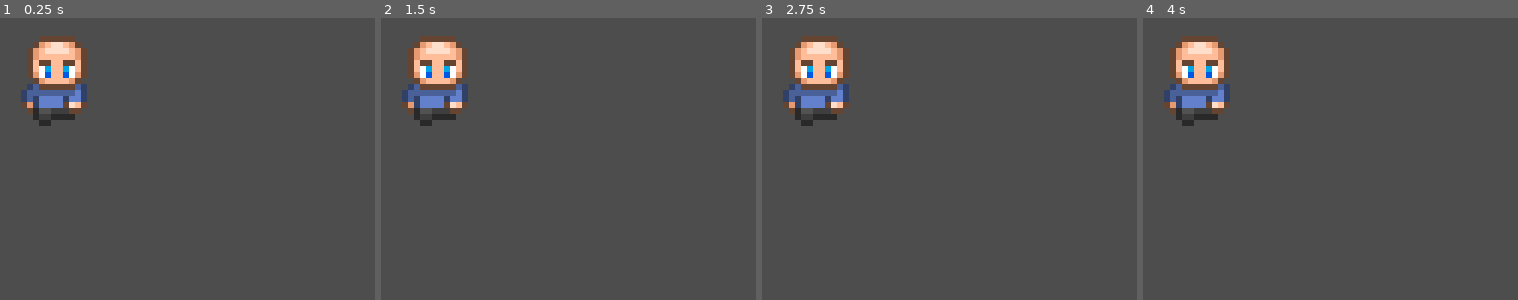
Above: before the commit, frames 1-4 (left to right).
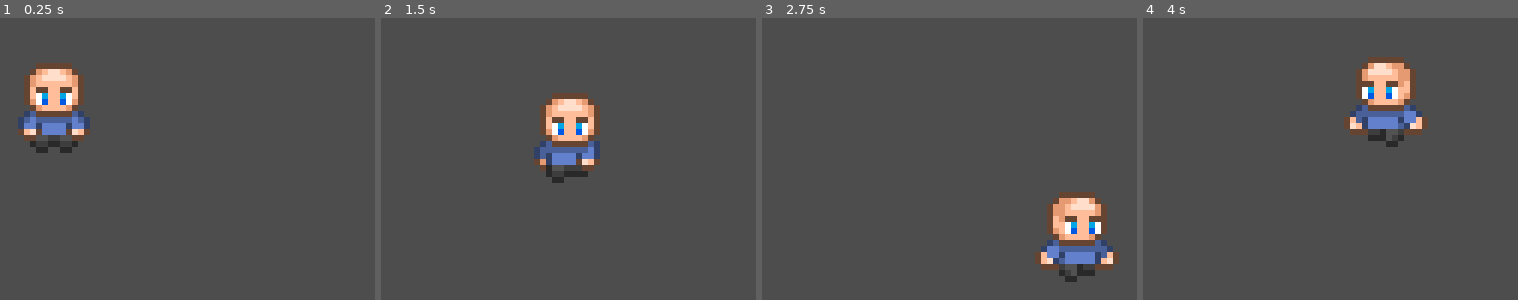
Above: after the commit, the same moments.

Repository: cagox/SeedsOfMana
Game: Godot game, scene res://Default.tscn
The game is run twice, just before and just after one commit, with the same random seed, the same clock (stepped at 60 frames per second) and the same inputs.
Inputs:
- Up to frame 1 (0.25 s): no input
- Up to frame 2 (1.5 s): tap Enter at 0.5 s; hold Right (ui_right) 0.53-1.28 s; hold Down (ui_down) from 1.28 s (still down)
- Up to frame 3 (2.75 s): release Down (ui_down) at 2.03 s; hold Right (ui_right) from 2.03 s (still down)
- Up to frame 4 (4 s): release Right (ui_right) at 2.78 s; hold Up (ui_up) 2.78-3.53 s; hold Left (ui_left) from 3.53 s (still down)

The runs differ from the first frame. In frame 1, 5.8% of the frame differs, in the area x 4-24%, y 6-48%; in frame 2, 8.6%; in frame 3, 8.9%, in the area x 5-96%, y 6-94%; in frame 4, 8.9%.

Commit message:
Basic movement is operational.

Diff:
--- a/Player.tscn
+++ b/Player.tscn
@@ -1,13 +1,174 @@
-[gd_scene load_steps=3 format=3 uid="uid://2o7ujw5a6bdl"]
+[gd_scene load_steps=23 format=3 uid="uid://2o7ujw5a6bdl"]
 
 [ext_resource type="Script" uid="uid://bbpcohew1ixh" path="res://Scripts/player.gd" id="1_kpjcp"]
 [ext_resource type="Texture2D" uid="uid://d8e6qshcup74" path="res://Graphics/PixyMoon/Character_001_Atlas.tres" id="1_xhfnw"]
+[ext_resource type="Texture2D" uid="uid://b0x2f0pocscw7" path="res://Graphics/PixyMoon/Character_001.png" id="3_kne1u"]
+
+[sub_resource type="AtlasTexture" id="AtlasTexture_efikj"]
+atlas = ExtResource("3_kne1u")
+region = Rect2(24, 0, 24, 24)
+
+[sub_resource type="AtlasTexture" id="AtlasTexture_kpjcp"]
+atlas = ExtResource("1_xhfnw")
+region = Rect2(0, 0, 24, 24)
+
+[sub_resource type="AtlasTexture" id="AtlasTexture_kne1u"]
+atlas = ExtResource("1_xhfnw")
+region = Rect2(24, 0, 24, 24)
+
+[sub_resource type="AtlasTexture" id="AtlasTexture_e80uo"]
+atlas = ExtResource("1_xhfnw")
+region = Rect2(48, 0, 24, 24)
+
+[sub_resource type="AtlasTexture" id="AtlasTexture_cxr5p"]
+atlas = ExtResource("1_xhfnw")
+region = Rect2(72, 0, 24, 24)
+
+[sub_resource type="AtlasTexture" id="AtlasTexture_tdg3f"]
+atlas = ExtResource("1_xhfnw")
+region = Rect2(0, 24, 24, 24)
+
+[sub_resource type="AtlasTexture" id="AtlasTexture_dtqjt"]
+atlas = ExtResource("1_xhfnw")
+region = Rect2(24, 24, 24, 24)
+
+[sub_resource type="AtlasTexture" id="AtlasTexture_5ncpa"]
+atlas = ExtResource("1_xhfnw")
+region = Rect2(48, 24, 24, 24)
+
+[sub_resource type="AtlasTexture" id="AtlasTexture_wi0c6"]
+atlas = ExtResource("1_xhfnw")
+region = Rect2(72, 24, 24, 24)
+
+[sub_resource type="AtlasTexture" id="AtlasTexture_hp6x6"]
+atlas = ExtResource("1_xhfnw")
+region = Rect2(0, 48, 24, 24)
+
+[sub_resource type="AtlasTexture" id="AtlasTexture_3tkgg"]
+atlas = ExtResource("1_xhfnw")
+region = Rect2(24, 48, 24, 24)
+
+[sub_resource type="AtlasTexture" id="AtlasTexture_l6ohk"]
+atlas = ExtResource("1_xhfnw")
+region = Rect2(48, 48, 24, 24)
+
+[sub_resource type="AtlasTexture" id="AtlasTexture_oudfo"]
+atlas = ExtResource("1_xhfnw")
+region = Rect2(72, 48, 24, 24)
+
+[sub_resource type="AtlasTexture" id="AtlasTexture_d6rpx"]
+atlas = ExtResource("1_xhfnw")
+region = Rect2(0, 72, 24, 24)
+
+[sub_resource type="AtlasTexture" id="AtlasTexture_r3kul"]
+atlas = ExtResource("1_xhfnw")
+region = Rect2(24, 72, 24, 24)
+
+[sub_resource type="AtlasTexture" id="AtlasTexture_jatw7"]
+atlas = ExtResource("1_xhfnw")
+region = Rect2(48, 72, 24, 24)
+
+[sub_resource type="AtlasTexture" id="AtlasTexture_rv870"]
+atlas = ExtResource("1_xhfnw")
+region = Rect2(72, 72, 24, 24)
+
+[sub_resource type="SpriteFrames" id="SpriteFrames_efikj"]
+animations = [{
+"frames": [{
+"duration": 1.0,
+"texture": SubResource("AtlasTexture_efikj")
+}],
+"loop": true,
+"name": &"idle",
+"speed": 5.0
+}, {
+"frames": [{
+"duration": 1.0,
+"texture": SubResource("AtlasTexture_kpjcp")
+}, {
+"duration": 1.0,
+"texture": SubResource("AtlasTexture_kne1u")
+}, {
+"duration": 1.0,
+"texture": SubResource("AtlasTexture_e80uo")
+}, {
+"duration": 1.0,
+"texture": SubResource("AtlasTexture_cxr5p")
+}],
+"loop": true,
+"name": &"walkDown",
+"speed": 5.0
+}, {
+"frames": [{
+"duration": 1.0,
+"texture": SubResource("AtlasTexture_tdg3f")
+}, {
+"duration": 1.0,
+"texture": SubResource("AtlasTexture_dtqjt")
+}, {
+"duration": 1.0,
+"texture": SubResource("AtlasTexture_5ncpa")
+}, {
+"duration": 1.0,
+"texture": SubResource("AtlasTexture_wi0c6")
+}],
+"loop": true,
+"name": &"walkLeft",
+"speed": 5.0
+}, {
+"frames": [{
+"duration": 1.0,
+"texture": SubResource("AtlasTexture_hp6x6")
+}, {
+"duration": 1.0,
+"texture": SubResource("AtlasTexture_3tkgg")
+}, {
+"duration": 1.0,
+"texture": SubResource("AtlasTexture_l6ohk")
+}, {
+"duration": 1.0,
+"texture": SubResource("AtlasTexture_oudfo")
+}],
+"loop": true,
+"name": &"walkRight",
+"speed": 5.0
+}, {
+"frames": [{
+"duration": 1.0,
+"texture": SubResource("AtlasTexture_d6rpx")
+}, {
+"duration": 1.0,
+"texture": SubResource("AtlasTexture_r3kul")
+}, {
+"duration": 1.0,
+"texture": SubResource("AtlasTexture_jatw7")
+}, {
+"duration": 1.0,
+"texture": SubResource("AtlasTexture_rv870")
+}],
+"loop": true,
+"name": &"walkUp",
+"speed": 5.0
+}]
+
+[sub_resource type="RectangleShape2D" id="RectangleShape2D_kne1u"]
+size = Vector2(28, 32)
 
 [node name="Player" type="CharacterBody2D"]
 script = ExtResource("1_kpjcp")
 
 [node name="Sprite2D" type="Sprite2D" parent="."]
+visible = false
 scale = Vector2(2, 2)
 texture = ExtResource("1_xhfnw")
 region_enabled = true
 region_rect = Rect2(6, 8, 11, 15)
+
+[node name="Sprite" type="AnimatedSprite2D" parent="."]
+scale = Vector2(2, 2)
+sprite_frames = SubResource("SpriteFrames_efikj")
+animation = &"idle"
+
+[node name="CollisionShape2D" type="CollisionShape2D" parent="."]
+position = Vector2(0, 8)
+shape = SubResource("RectangleShape2D_kne1u")
--- a/Scripts/Player.gd
+++ b/Scripts/Player.gd
@@ -2,11 +2,43 @@
 
 
 var movement_speed : float = 60.0
-var character_direection : Vector2
+var character_direction : Vector2
 
 enum States {
 	IDLE,
-	Move
+	MOVE
 }
+var currentState = States.IDLE
 
-var currentState = States.IDLE
+func _physics_process(delta: float) -> void:
+	handle_state_transitions()
+	perform_state_actions(delta)
+	move_and_slide()
+
+func handle_state_transitions():
+	if Input.is_action_pressed("ui_left") or Input.is_action_pressed("ui_right") or Input.is_action_pressed("ui_up") or Input.is_action_pressed("ui_down"):
+		currentState = States.MOVE
+	else:
+		currentState = States.IDLE
+
+func perform_state_actions(delta):
+	match currentState:
+		States.MOVE:
+			character_direction.x = Input.get_axis("ui_left", "ui_right")
+			character_direction.y = Input.get_axis("ui_up", "ui_down")
+			character_direction = character_direction.normalized()
+
+			if character_direction.x < 0 && character_direction.y == 0:
+				$Sprite.animation = "walkLeft"
+			if character_direction.x > 0 && character_direction.y == 0:
+				$Sprite.animation = "walkRight"
+			if character_direction.y < 0:
+				$Sprite.animation = "walkUp"
+			if character_direction.y > 0:
+				$Sprite.animation = "walkDown"
+
+			velocity = character_direction * movement_speed
+
+		States.IDLE:
+			velocity = velocity.move_toward(Vector2.ZERO, movement_speed)
+			$Sprite.animation = "idle"
